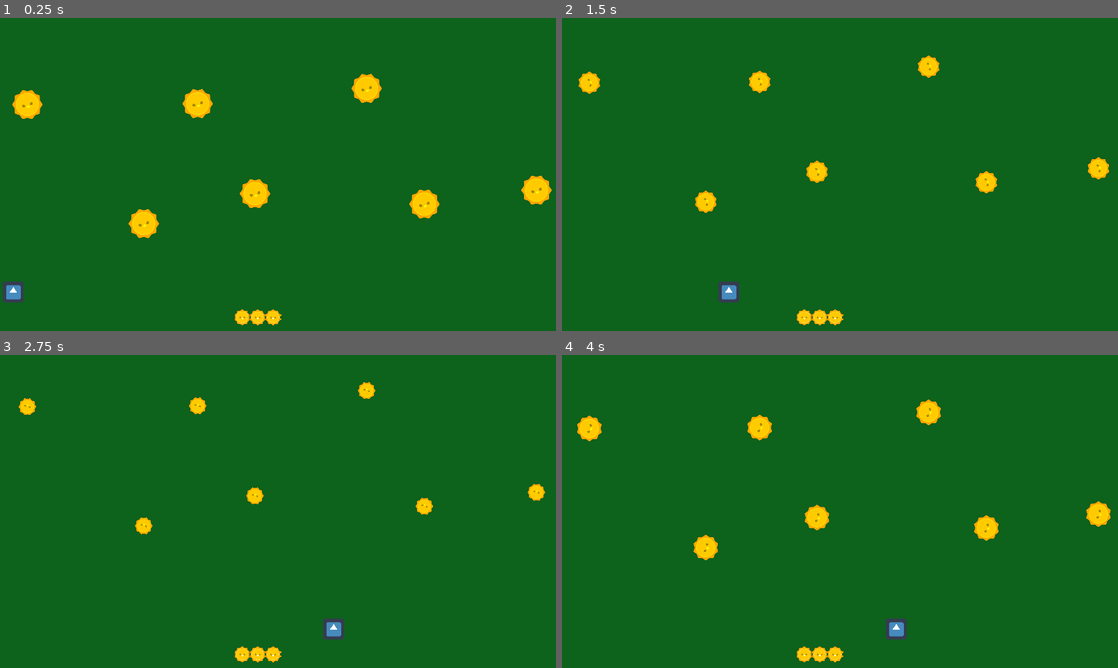
Above: before the commit, frames 1-4 (two rows, left to right).
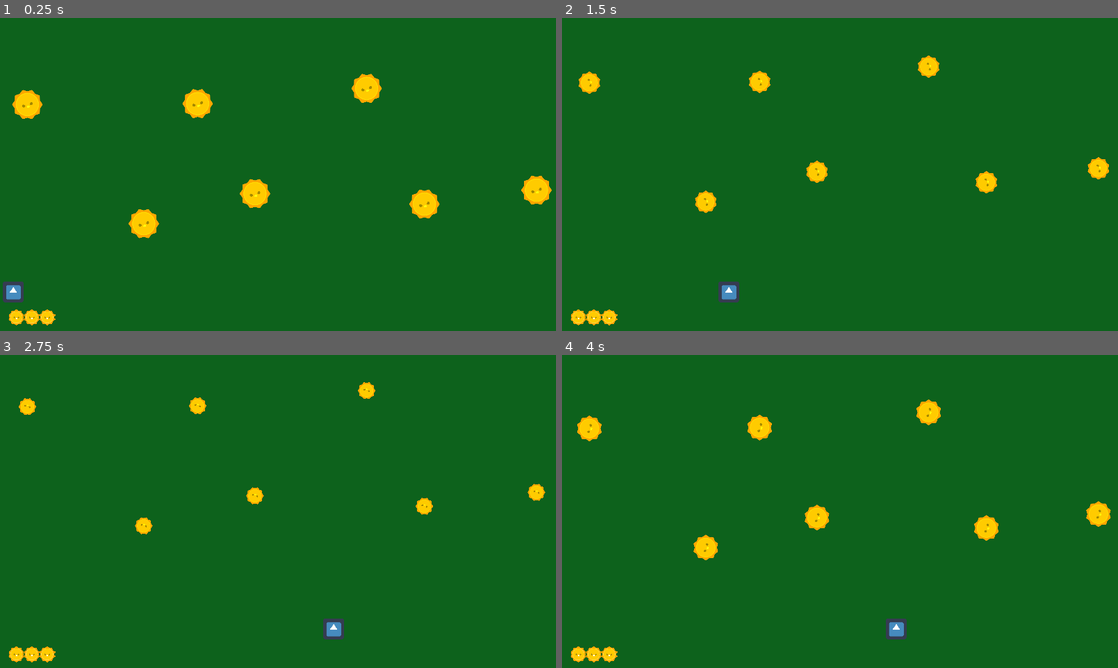
Above: after the commit, the same moments.

Repository: Szczocik/Pollinations_bee
Game: Godot game, scene res://World.tscn
Same seed, same stepped clock (60 frames per second), same inputs: the game is played once before the commit and once after it. The engine's default icon, where the game draws it, is replaced by a stand-in: a white triangle on a blue panel in a dark square.
Inputs (mouse positions are in pixels of both pictures, inside the frame that each line leads up to):
- Up to frame 1 (0.25 s): no input
- Up to frame 2 (1.5 s): move the mouse to (962, 158) at 0.52 s; move the mouse to (728, 190) at 1.27 s
- Up to frame 3 (2.75 s): move the mouse to (333, 442) at 2.02 s
- Up to frame 4 (4 s): move the mouse to (812, 574) at 2.77 s; move the mouse to (1006, 558) at 3.52 s

The runs differ from the first frame. In frame 1, 0.6% of the frame differs, in the area x 1-51%, y 93-99%; in frame 2, 0.6%; in frame 3, 0.6%; in frame 4, 0.6%.

Commit message:
GUI

Diff:
--- a/GUI/HUD.tscn
+++ b/GUI/HUD.tscn
@@ -13,9 +13,9 @@
 anchor_top = 1.0
 anchor_right = 0.5
 anchor_bottom = 1.0
-margin_left = -100.0
+margin_left = -620.0
 margin_top = -50.0
-margin_right = 43.0
+margin_right = -477.0
 margin_bottom = 98.0
 rect_min_size = Vector2( 143, 148 )
 rect_scale = Vector2( 0.25, 0.25 )
--- a/Player/Player.gd
+++ b/Player/Player.gd
@@ -45,10 +45,10 @@
 func down_score():
 	score -= 1
 
-
 func pollition_effect():
 	$Pollination.emitting = true
 	$ShakeAnimation.play("shake")
+	add_score()
 
 func _on_Timer_timeout():
 	$Pollination_Timer.start()
--- a/World.gd
+++ b/World.gd
@@ -29,6 +29,7 @@
 
 func _process(_delta):
 	$CountdownLabel.text = str(int($CountdownTimer.time_left) +1)
+	hud.update_flowers($Player.score)
 
 func _on_MusicTimer_timeout():
 	MusicController.turn_down_volume()
--- a/World.tscn
+++ b/World.tscn
@@ -185,7 +185,7 @@
 
 [node name="GUILayer" type="CanvasLayer" parent="."]
 
-[node name="HUD" parent="GUILayer" instance=ExtResource( 4 )]
+[node name="HUD" parent="GUILayer" groups=["hud"] instance=ExtResource( 4 )]
 
 [connection signal="timeout" from="MusicTimer" to="." method="_on_MusicTimer_timeout"]
 [connection signal="timeout" from="CountdownTimer" to="." method="_on_CountdownTimer_timeout"]
